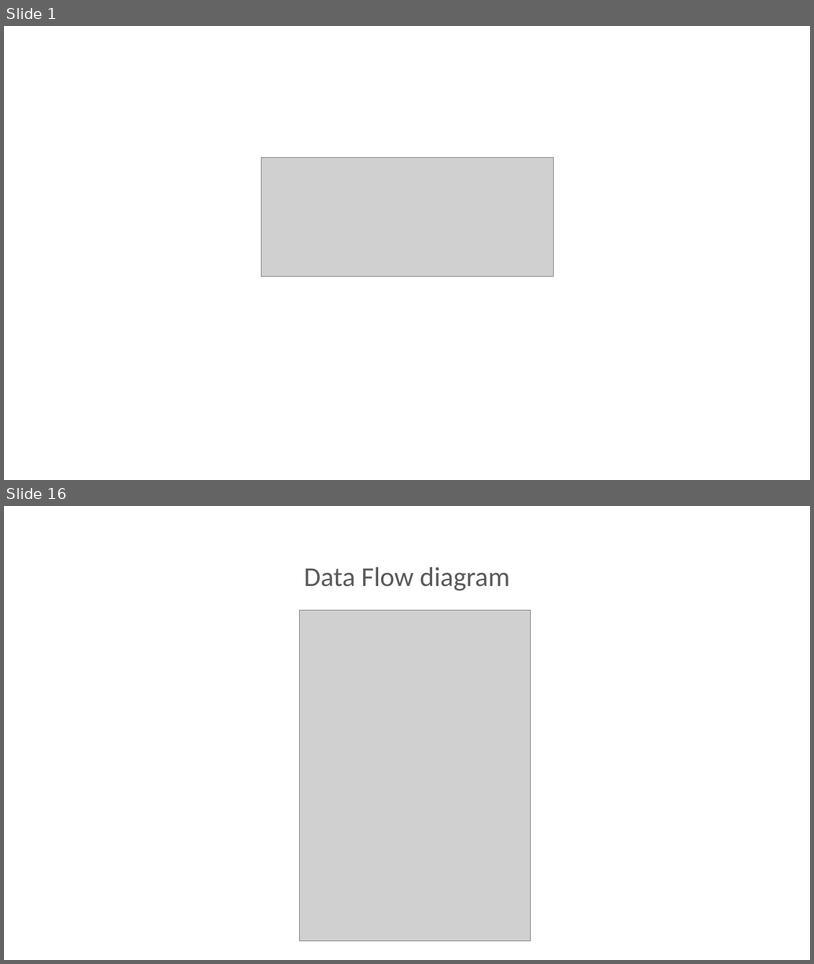
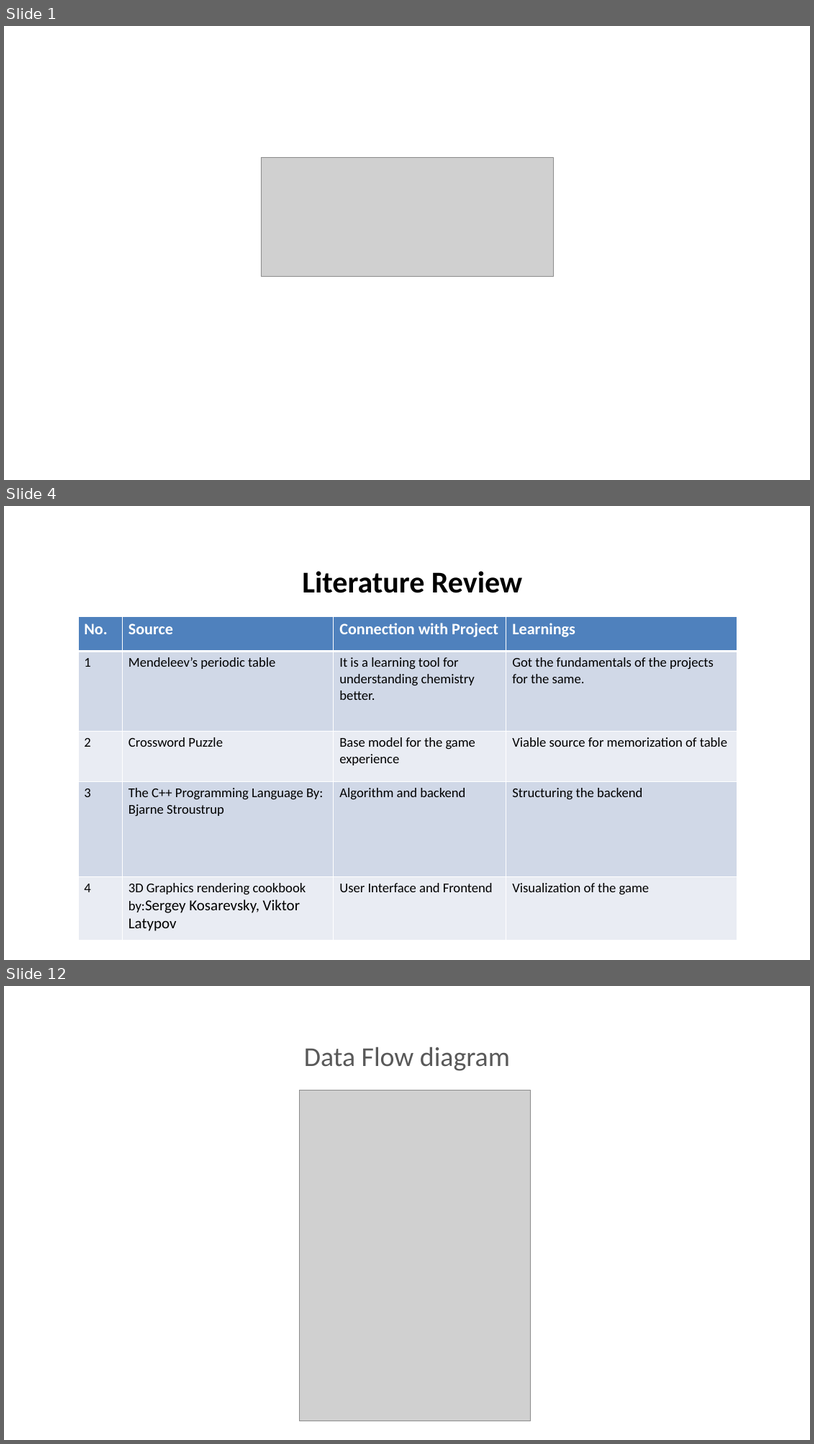
Before and after one commit to shahanxali/Mendeleev-s-Marvel, a slide deck: PPT_.pptx. Shown one above the other, each under a label of ours: slides 1 and 16 before the commit, slides 1, 4 and 12 after it; the slides between them are not shown. The pictures are 814x964 and 814x1444 pixels, drawn with LibreOffice and Linux fonts; fonts in the diff are those of the drawing; grey boxes stand for pictures; background and template pictures are left out. Boxes give left, top, right and bottom in pixels: in the first picture for what was removed or moved away, otherwise in the second. Text is boxed around its words. In the diff, an @@ line names an element or a change of style, - is before the commit and + after.

```diff
--- a/PPT_.pptx
+++ b/PPT_.pptx
@@ slide 4 added at [4,506,810,960], background picture (left out) @@
@@ title added at [302,571,522,593], 36 pt, text #000000, bold @@
+Literature Review
@@ table added at [78,616,737,939], 5 rows, 4 columns @@
+No. | Source | Connection with Project | Learnings
+1 | Mendeleev’s periodic table | It is a learning tool for understanding chemistry better. | Got the fundamentals of the projects for the same.
+2 | Crossword Puzzle | Base model for the game experience | Viable source for memorization of table
+3 | The C++ Programming Language By: Bjarne Stroustrup | Algorithm and backend | Structuring the backend
+4 | 3D Graphics rendering cookbook by:Sergey Kosarevsky, Viktor Latypov | User Interface and Frontend | Visualization of the game
@@ what was slide 16 is now slide 12 @@
```
Also in this commit, not shown: 9 slides changed, 3 other slides added, 8 slides removed, 7 other files.
